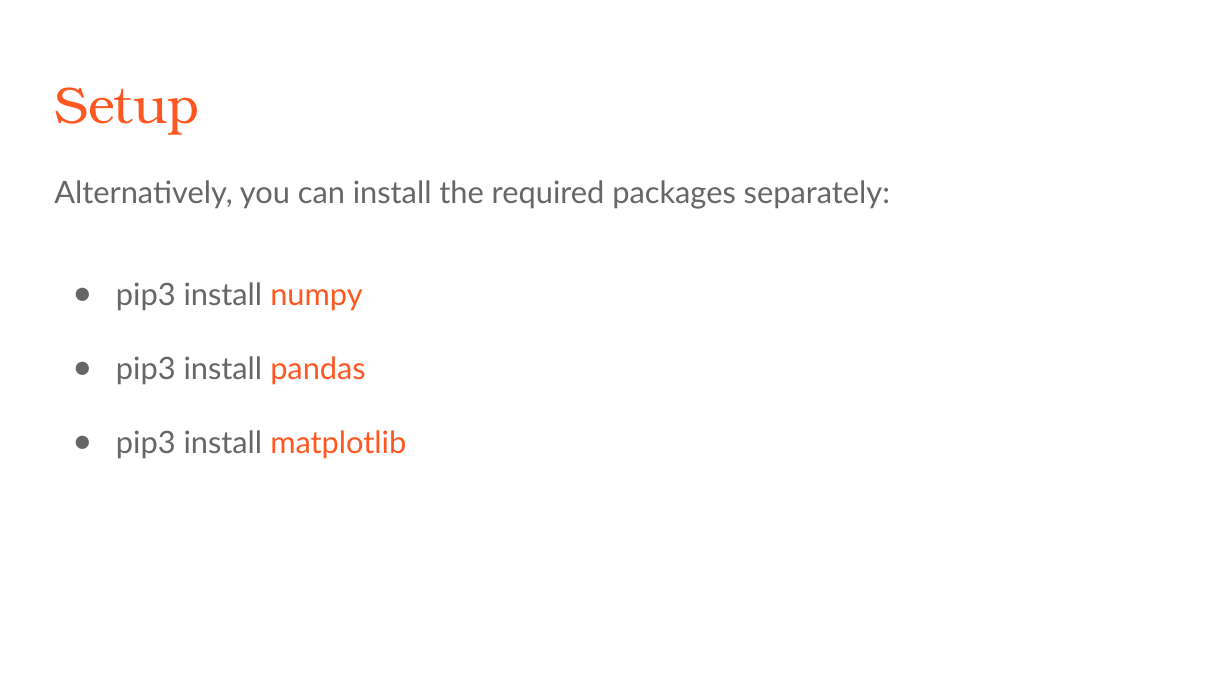
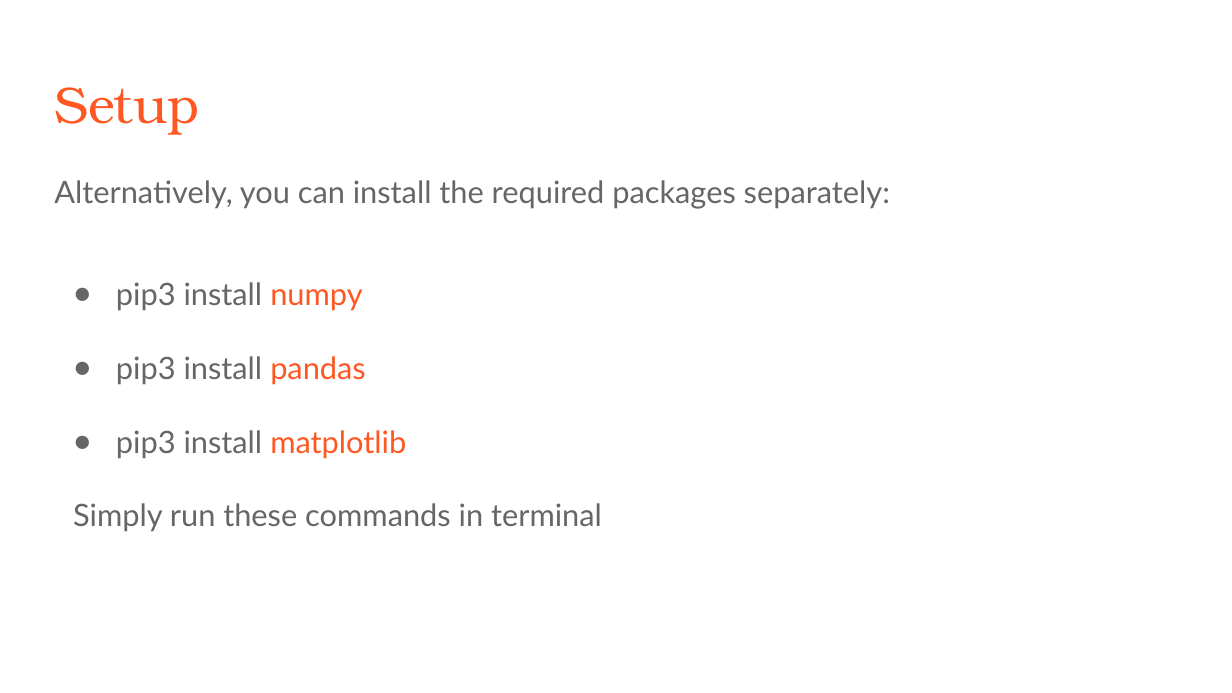
Before and after one commit to faizanzafar40/Intro-to-Programming-in-Python, a slide deck: slide 10 of 1. Slides/8. Data analysis.pptx (slide 11 before the commit). Drawn at 1232x693 pixels with LibreOffice and Linux fonts; fonts in the diff are those of the drawing. Boxes give left, top, right and bottom in pixels: in the first picture for what was removed or moved away, otherwise in the second. Text is boxed around its words. In the diff, an @@ line names an element or a change of style, - is before the commit and + after.

```diff
--- a/1. Slides/8. Data analysis.pptx
+++ b/1. Slides/8. Data analysis.pptx
@@ text at <box>73,503,602,532</box>: paragraph added @@
+Simply run these commands in terminal
```
Also in this commit, not shown: 2 other slides changed, 1 slide removed.
